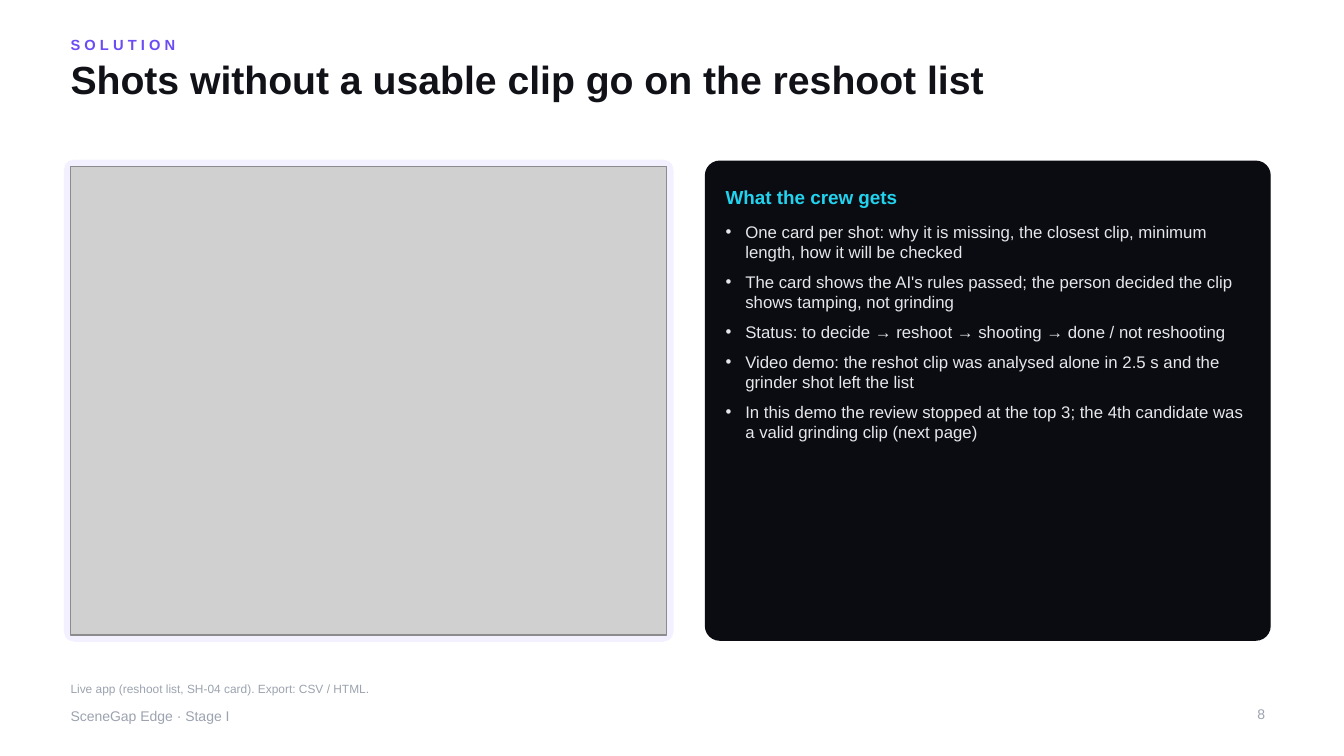
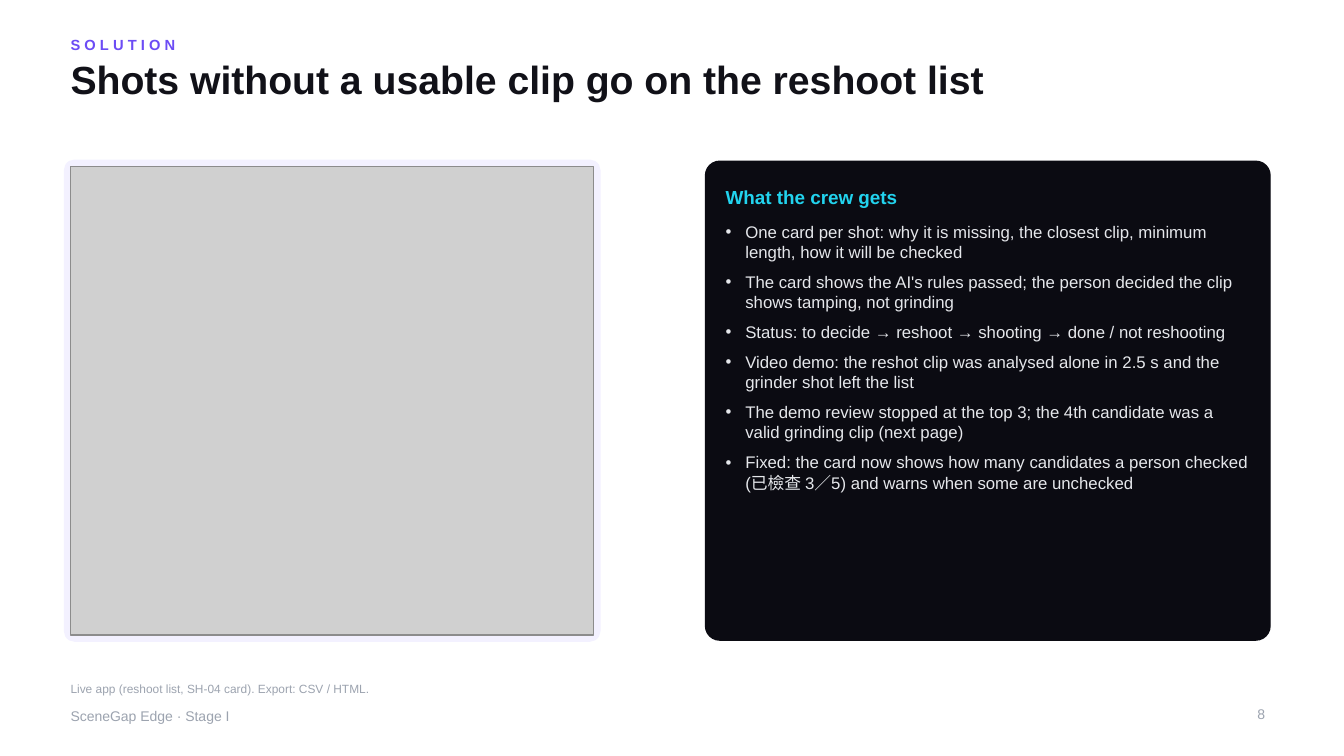
Before and after one commit to yu9bryan/scenegap-edge, a slide deck: slide 8 of docs/deck/SceneGapEdge_StageI_Proposal.pptx. Drawn at 1344x756 pixels with LibreOffice and Linux fonts; fonts in the diff are those of the drawing; grey boxes stand for pictures. Boxes give left, top, right and bottom in pixels: in the first picture for what was removed or moved away, otherwise in the second. Text is boxed around its words. In the diff, an @@ line names an element or a change of style, - is before the commit and + after.

```diff
--- a/docs/deck/SceneGapEdge_StageI_Proposal.pptx
+++ b/docs/deck/SceneGapEdge_StageI_Proposal.pptx
@@ rounded rectangle: place and size @@
-rounded rectangle at box(65, 160, 674, 641)
+rounded rectangle at box(65, 160, 600, 641)
@@ picture: place and size @@
-picture at box(71, 166, 667, 635)
+picture at box(71, 166, 594, 635)
@@ text at box(745, 406, 1247, 493): text changed @@
-• In this demo the review stopped at the top 3; the 4th candidate was a valid grinding clip (next page)
+• The demo review stopped at the top 3; the 4th candidate was a valid grinding clip (next page)
+• Fixed: the card now shows how many candidates a person checked (已檢查 3／5) and warns when some are unchecked
```
Also in this commit, not shown: 8 other slides changed, 1 slide added, 5 other files.
